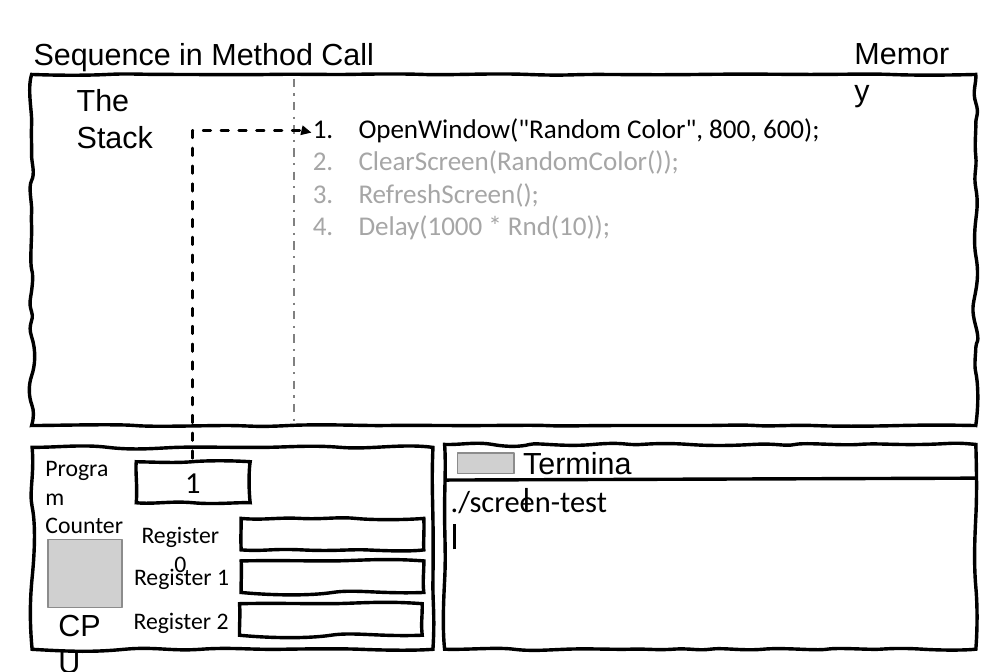
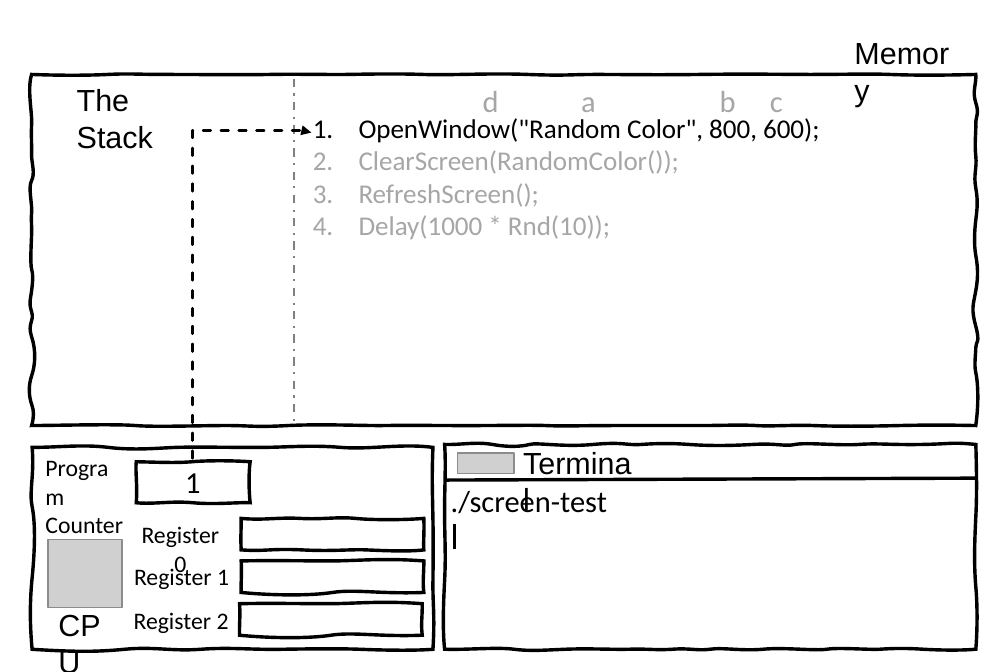
Before and after one commit to splashkit/the-programmers-field-guide, a slide deck: slide 1 of resources/ppt-slides/sequence-data-method-call.pptx. Drawn at 1008x672 pixels with LibreOffice and Linux fonts; fonts in the diff are those of the drawing; grey boxes stand for pictures; background and template pictures are left out. Boxes give left, top, right and bottom in pixels: in the first picture for what was removed or moved away, otherwise in the second. Text is boxed around its words. In the diff, an @@ line names an element or a change of style, - is before the commit and + after.

Commit message:
Edit P0C1 Method Call concept.

```diff
--- a/resources/ppt-slides/sequence-data-method-call.pptx
+++ b/resources/ppt-slides/sequence-data-method-call.pptx
@@ text removed at (34, 43, 373, 71) @@
-Sequence in Method Call
@@ text added at (483, 91, 783, 120), 18 pt, text #A6A6A6 @@
+d a b c
```
Also in this commit, not shown: 7 other slides changed, 1 slide removed, 12 other files.
